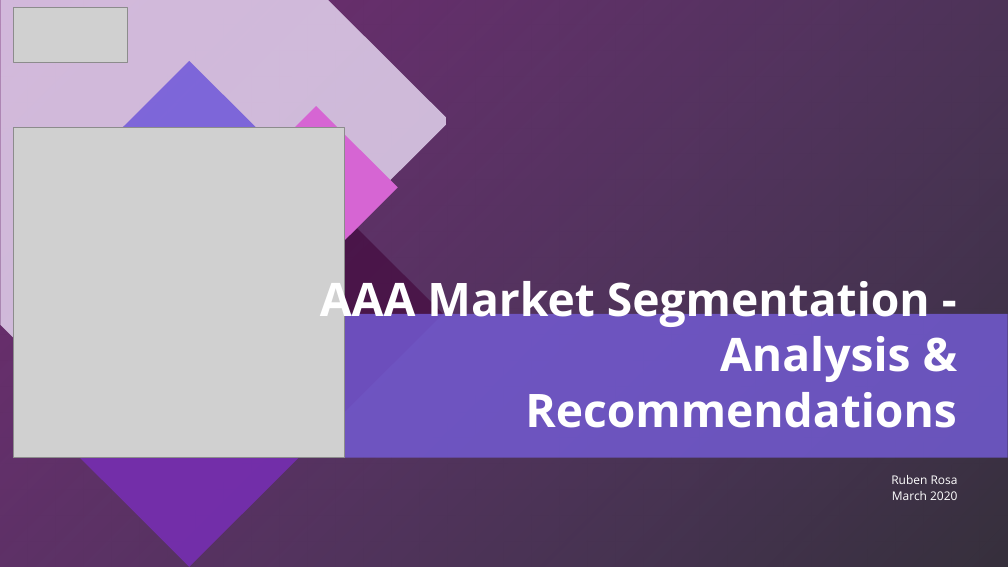
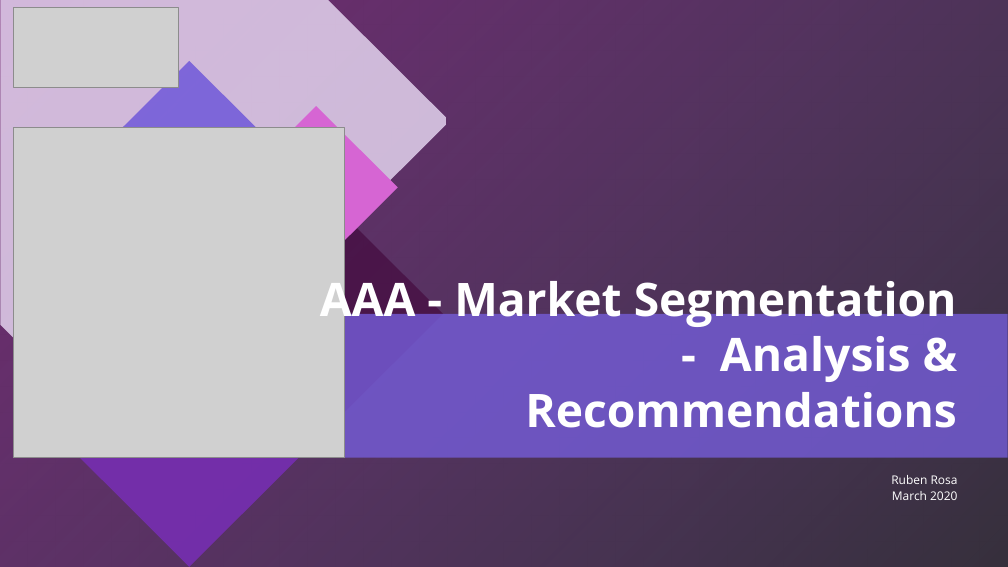
Before and after one commit to ruben-rosa/PDAIML, a slide deck: slide 1 of PDAIML - Ruben Rosa - Capstone Project - Mar 2020.ppsx. Drawn at 1008x567 pixels with LibreOffice and Linux fonts; fonts in the diff are those of the drawing; grey boxes stand for pictures; background and template pictures are left out; a plain dark background stands for a picture behind light text. Boxes give left, top, right and bottom in pixels: in the first picture for what was removed or moved away, otherwise in the second. Text is boxed around its words. In the diff, an @@ line names an element or a change of style, - is before the commit and + after.

```diff
--- a/PDAIML - Ruben Rosa - Capstone Project - Mar 2020.ppsx
+++ b/PDAIML - Ruben Rosa - Capstone Project - Mar 2020.ppsx
@@ picture: place and size @@
-picture at [14,8,128,63]
+picture at [14,8,178,87]
@@ title at [320,273,957,428]: text changed @@
-AAA Market Segmentation - Analysis & Recommendations
+AAA - Market Segmentation - Analysis & Recommendations
```
Also in this commit, not shown: 2 other slides changed, 1 slide added, 1 other file.
